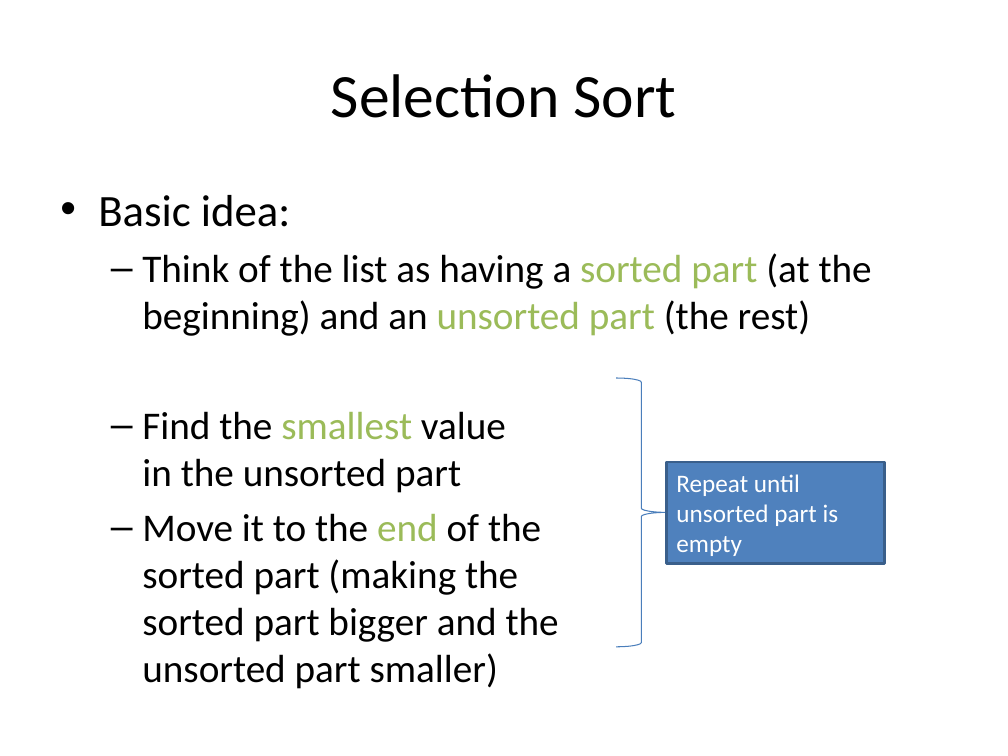
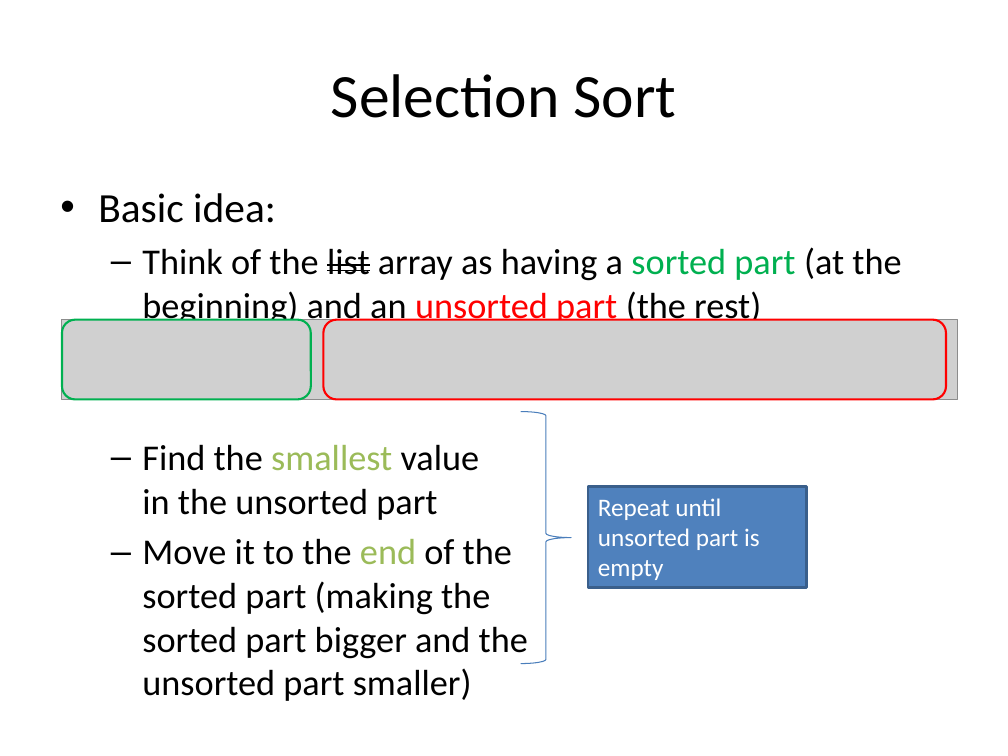
Before and after one commit to RHIT-CSSE/csse220, a slide deck: slide 7 of ClassMaterials/Sorting/Slides/SortingAndSearching.pptx. Drawn at 1008x756 pixels with LibreOffice and Linux fonts; fonts in the diff are those of the drawing; grey boxes stand for pictures. Boxes give left, top, right and bottom in pixels: in the first picture for what was removed or moved away, otherwise in the second. Text is boxed around its words. In the diff, an @@ line names an element or a change of style, - is before the commit and + after.

```diff
--- a/ClassMaterials/Sorting/Slides/SortingAndSearching.pptx
+++ b/ClassMaterials/Sorting/Slides/SortingAndSearching.pptx
@@ text at [98, 193, 528, 659]: size 32 to 29.6 pt in "Basic idea:"; size 28 to 25.9 pt in "Find the smallest value in the unsorted ...", "Move it to the end of the ..." @@
@@ text at [142, 247, 901, 327]: text changed; size 28 to 25.9 pt @@
-  – Think of the list as having a sorted part (at the beginning) and an unsorted part (the rest)
+  – Think of the list array as having a sorted part (at the beginning) and an unsorted part (the rest)
@@ picture added at [61, 320, 958, 399] @@
@@ rounded rectangle added at [61, 320, 310, 399], outline #00B050 1.5 pt @@
@@ rounded rectangle added at [324, 320, 947, 399], outline #FF0000 1.5 pt @@
@@ right brace: place and size @@
-right brace at [616, 378, 666, 647]
+right brace at [521, 411, 572, 663]
@@ rectangle "Repeat until unsorted part is ...": place and size @@
-rectangle "Repeat until unsorted part is ..." at [666, 462, 885, 563]
+rectangle "Repeat until unsorted part is ..." at [588, 486, 806, 588]
```
Also in this commit, not shown: 9 other slides changed, 5 slides added, 2 slides removed.
